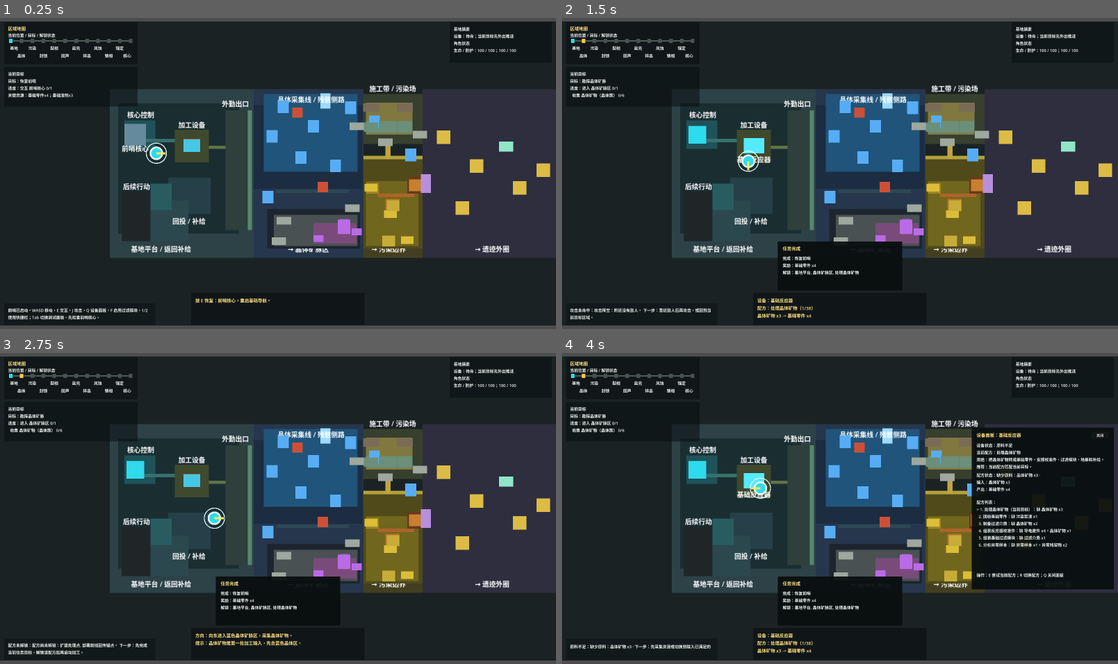
Above: before the commit, frames 1-4 (two rows, left to right).
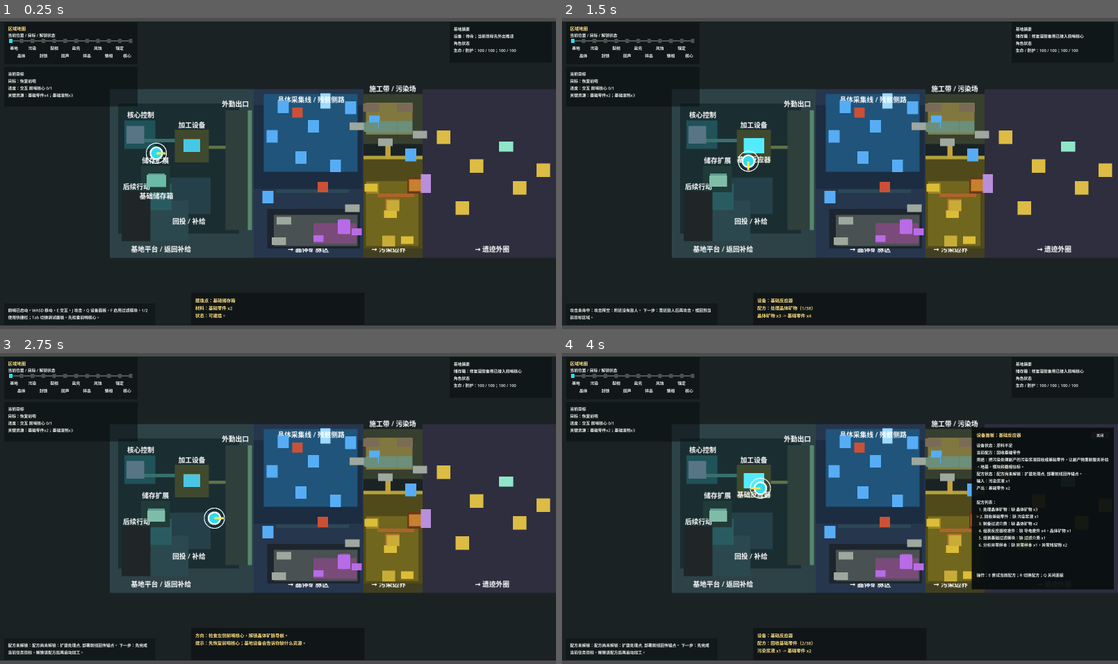
Above: after the commit, the same moments.

Repository: laugh0608/RadishCatalyst
Game: Godot game, scene res://scenes/boot/Boot.tscn
Same seed, same stepped clock (60 frames per second), same inputs: the game is played once before the commit and once after it.
Inputs (mouse positions are in pixels of both pictures, inside the frame that each line leads up to):
- Up to frame 1 (0.25 s): no input
- Up to frame 2 (1.5 s): tap Enter at 0.5 s; move the mouse to (962, 157) at 0.52 s; hold D (move_right) 0.53-1.28 s; tap E (interact) at 0.6 s; click (962, 157) at 0.67 s; move the mouse to (728, 189) at 1.27 s; hold S (move_down) from 1.28 s (still down); tap J (attack) at 1.35 s
- Up to frame 3 (2.75 s): tap E (interact) at 1.55, 2.3 s; move the mouse to (333, 440) at 2.02 s; release S (move_down) at 2.03 s; hold D (move_right) from 2.03 s (still down); hold R (cycle_recipe) from 2.03 s (still down)
- Up to frame 4 (4 s): move the mouse to (812, 570) at 2.77 s; release D (move_right) at 2.78 s; release R (cycle_recipe) at 2.78 s; hold W (move_up) 2.78-3.53 s; tap E (interact) at 2.85, 3.8 s; click (812, 570) at 2.92 s; move the mouse to (1006, 555) at 3.52 s; hold A (move_left) from 3.53 s (still down); tap Q (toggle_device_panel) at 3.6 s

The runs differ from the first frame. In frame 1, 0.8% of the frame differs, in the area x 21-49%, y 33-97%; in frame 2, 2.2%; in frame 3, 2.5%; in frame 4, 3.7%, in the area x 1-99%, y 5-98%.

Commit message:
feat: 接入基础储存箱基建收益
- 新增基地储存箱建造位与完成态视觉反馈

- 建成后前哨核心可把修复凝胶补到 1 份

- 同步 HUD、交互提示、存档来源、自动检查和阶段规划

Diff:
--- a/client/data/items.json
+++ b/client/data/items.json
@@ -50,7 +50,7 @@
       "mass": 0.2,
       "rarity": "common",
       "source_refs": ["building.outpost_core", "recipe.process_crystal_ore", "recipe.reclaim_basic_parts", "map_object.demo_stabilization_guard_cache"],
-      "used_by_refs": ["recipe.basic_filter_module", "recipe.foundation_t1", "recipe.repair_gel", "recipe.phase_anchor", "recipe.core_stabilization_buffer"],
+      "used_by_refs": ["building.basic_storage", "building.pollution_filter", "recipe.basic_filter_module", "recipe.foundation_t1", "recipe.repair_gel", "recipe.phase_anchor", "recipe.core_stabilization_buffer"],
       "public_level": "public"
     },
     {
--- a/client/data/localization/zh_cn.json
+++ b/client/data/localization/zh_cn.json
@@ -382,7 +382,7 @@
     "building.outpost_core.name": "前哨核心",
     "building.outpost_core.desc": "受损前哨的控制与基础加工核心。",
     "building.basic_storage.name": "基础储存箱",
-    "building.basic_storage.desc": "用于存放早期物资的基础储存设施。",
+    "building.basic_storage.desc": "用于存放早期物资的基础储存设施，接入前哨核心后可补一份修复凝胶。",
     "building.basic_reactor.name": "基础反应器",
     "building.basic_reactor.desc": "用于早期材料处理、组装和补给制造的设备。",
     "building.pollution_filter.name": "污染过滤器",
--- a/client/scenes/maps/VerticalSliceMap.tscn
+++ b/client/scenes/maps/VerticalSliceMap.tscn
@@ -291,6 +291,28 @@
 text = "回投 / 补给"
 horizontal_alignment = 1
 
+[node name="BaseStoragePad" type="ColorRect" parent="OpeningSceneLayer"]
+offset_left = -286.0
+offset_top = -18.0
+offset_right = -218.0
+offset_bottom = 44.0
+color = Color(0.129, 0.231, 0.22, 1)
+
+[node name="BaseStorageObjectMarker" type="ColorRect" parent="OpeningSceneLayer"]
+offset_left = -270.0
+offset_top = 0.0
+offset_right = -230.0
+offset_bottom = 24.0
+color = Color(0.36, 0.62, 0.56, 1)
+
+[node name="BaseStoragePadLabel" type="Label" parent="OpeningSceneLayer"]
+offset_left = -300.0
+offset_top = -44.0
+offset_right = -204.0
+offset_bottom = -22.0
+text = "储存扩展"
+horizontal_alignment = 1
+
 [node name="BaseLogisticsShelf" type="ColorRect" parent="OpeningSceneLayer"]
 offset_left = -332.0
 offset_top = 42.0
@@ -521,6 +543,14 @@
 interaction_type = "process_recipe"
 recipe_id = "recipe.process_crystal_ore"
 single_use = false
+
+[node name="BasicStorageBuildSite" parent="Interactables" instance=ExtResource("3_interactable")]
+position = Vector2(-250, 18)
+definition_id = "building.basic_storage"
+interaction_type = "build"
+recipe_id = ""
+label_offset = Vector2(-92, 22)
+label_size = Vector2(184, 24)
 
 [node name="PhaseRelayPad" parent="Interactables" instance=ExtResource("3_interactable")]
 position = Vector2(-180, 42)
--- a/client/scripts/checks/first_hour_readability_check.gd
+++ b/client/scripts/checks/first_hour_readability_check.gd
@@ -41,6 +41,8 @@
 	var supply_pad := map.get_node("OpeningSceneLayer/BaseSupplyPad") as ColorRect
 	var supply_rail := map.get_node("OpeningSceneLayer/BaseSupplyObjectRail") as ColorRect
 	var supply_return_flow := map.get_node("OpeningSceneLayer/BaseSupplyReturnFlowLine") as ColorRect
+	var storage_pad := map.get_node("OpeningSceneLayer/BaseStoragePad") as ColorRect
+	var storage_marker := map.get_node("OpeningSceneLayer/BaseStorageObjectMarker") as ColorRect
 	var exit_lane := map.get_node("OpeningSceneLayer/BaseExitLane") as ColorRect
 	var exit_threshold := map.get_node("OpeningSceneLayer/BaseExitThresholdLine") as ColorRect
 	var crystal_entry := map.get_node("OpeningSceneLayer/CrystalEntryGround") as ColorRect
@@ -68,6 +70,7 @@
 	var pollution_gate_pressure_marker := map.get_node("OpeningSceneLayer/PollutionGatePressureMarker") as ColorRect
 	var outpost_core := map.get_node("Interactables/OutpostCore") as PrototypeInteractable
 	var basic_reactor := map.get_node("Interactables/BasicReactor") as PrototypeInteractable
+	var storage_site := map.get_node("Interactables/BasicStorageBuildSite") as PrototypeInteractable
 	var supply_choice := map.get_node("Interactables/BaseSupplyChoiceConsole") as PrototypeInteractable
 	var crystal_cluster := map.get_node("Interactables/CrystalCluster") as PrototypeInteractable
 	var rich_crystal := map.get_node("Interactables/RichCrystalVeinNorth") as PrototypeInteractable
@@ -93,6 +96,14 @@
 		core_pad.offset_left < reactor_pad.offset_left and reactor_pad.offset_left < exit_lane.offset_left,
 		true,
 		"opening scene base pads read core to manufacturing to exit"
+	)
+	host._expect_equal(
+		_is_rect_covering_position(storage_pad, storage_site.position)
+			and _is_rect_covering_position(storage_marker, storage_site.position)
+			and storage_pad.offset_left > core_pad.offset_left
+			and storage_pad.offset_right < exit_lane.offset_left,
+		true,
+		"opening scene base storage extension adds a buildable logistics pad"
 	)
 	host._expect_equal(
 		_is_rect_covering_position(core_marker, outpost_core.position)
@@ -355,6 +366,7 @@
 	var rough_ground := map.get_node("Interactables/RoughGroundNorth") as PrototypeInteractable
 	var foundation_site := map.get_node("Interactables/FoundationSiteNorth") as PrototypeInteractable
 	var filter_site := map.get_node("Interactables/PollutionFilterBuildSite") as PrototypeInteractable
+	var storage_site := map.get_node("Interactables/BasicStorageBuildSite") as PrototypeInteractable
 	var reactor := map.get_node("Interactables/BasicReactor") as PrototypeInteractable
 	var ruin_gate := map.get_node("Interactables/RuinGate") as PrototypeInteractable
 	host._expect_equal(crystal.marker.size, Vector2(26.0, 30.0), "object visuals make crystal nodes tall resource markers")
@@ -363,6 +375,7 @@
 	host._expect_equal(residue.marker.size, Vector2(30.0, 18.0), "object visuals make pollution residue a low hazard marker")
 	host._expect_equal(rough_ground.marker.size, Vector2(38.0, 20.0), "object visuals make rough ground a construction blocker marker")
 	host._expect_equal(foundation_site.marker.size, Vector2(34.0, 22.0), "object visuals make foundation sites compact build markers")
+	host._expect_equal(storage_site.marker.size, Vector2(38.0, 24.0), "object visuals make storage build sites compact logistics markers")
 	host._expect_equal(filter_site.marker.size, Vector2(44.0, 28.0), "object visuals make pollution filter build site wider than foundation")
 	host._expect_equal(reactor.marker.size, Vector2(40.0, 30.0), "object visuals make base reactor a device marker")
 	host._expect_equal(ruin_gate.marker.size, Vector2(24.0, 44.0), "object visuals make ruin gate a vertical exit marker")
@@ -393,6 +406,7 @@
 	var residue := map.get_node("Interactables/PollutionResidue") as PrototypeInteractable
 	var rough_ground := map.get_node("Interactables/RoughGroundNorth") as PrototypeInteractable
 	var foundation_site := map.get_node("Interactables/FoundationSiteNorth") as PrototypeInteractable
+	var storage_site := map.get_node("Interactables/BasicStorageBuildSite") as PrototypeInteractable
 	var filter_site := map.get_node("Interactables/PollutionFilterBuildSite") as PrototypeInteractable
 	var filter_device := map.get_node("Interactables/PollutionFilter") as PrototypeInteractable
 
@@ -409,6 +423,9 @@
 	world.ensure_map_object(foundation_site.instance_id, foundation_site.definition_id, "region.pollution_edge")
 	world.set_map_object_flag(foundation_site.instance_id, "is_built", true)
 	world.map_objects[foundation_site.instance_id]["built_definition_id"] = "building.foundation_t1"
+	world.ensure_map_object(storage_site.instance_id, storage_site.definition_id, "region.outpost_platform")
+	world.set_map_object_flag(storage_site.instance_id, "is_built", true)
+	world.map_objects[storage_site.instance_id]["built_definition_id"] = "building.basic_storage"
 	world.ensure_map_object(filter_site.instance_id, filter_site.definition_id, "region.pollution_edge")
 	world.set_map_object_flag(filter_site.instance_id, "is_built", true)
 	world.map_objects[filter_site.instance_id]["built_definition_id"] = "building.pollution_filter"
@@ -439,6 +456,9 @@
 	host._expect_equal(foundation_site.marker.size, PrototypeInteractable.BUILT_FOUNDATION_SIZE, "object feedback widens built foundation")
 	host._expect_text_contains(foundation_site.label.text, "基础地基", "object feedback labels built foundation")
 	host._expect_text_contains(foundation_site.label.text, "已铺设", "object feedback labels foundation built state")
+	host._expect_equal(storage_site.marker.color, PrototypeInteractable.BUILT_STORAGE_COLOR, "object feedback recolors built storage")
+	host._expect_text_contains(storage_site.label.text, "基础储存箱", "object feedback labels built storage")
+	host._expect_text_contains(storage_site.label.text, "已接入", "object feedback labels storage benefit")
 	host._expect_equal(filter_site.marker.color, PrototypeInteractable.BUILT_FILTER_COLOR, "object feedback marks completed filter build site")
 	host._expect_equal(filter_device.visible, true, "object feedback shows pollution filter device after build")
 	host._expect_equal(filter_device.monitoring, true, "object feedback enables pollution filter device after build")
--- a/client/scripts/checks/interaction_feedback_prompt_check.gd
+++ b/client/scripts/checks/interaction_feedback_prompt_check.gd
@@ -71,9 +71,18 @@
 	host._expect_text_contains(missing_filter_prompt, "基础地基：2 / 2", "pollution filter complete foundation status")
 	host._expect_text_contains(missing_filter_prompt, "缺少建造材料", "pollution filter missing material prompt")
 	host._expect_text_contains(missing_filter_prompt, "补过滤介质和基础零件", "pollution filter missing material next step prompt")
+	var storage_site := PrototypeInteractable.new()
+	storage_site.definition_id = "building.basic_storage"
+	storage_site.interaction_type = "build"
+	storage_site.instance_id = "map_object_instance.basic_storage_build_site"
+	var storage_prompt := formatter.format_build_prompt(storage_site, build_character, build_world)
+	host._expect_text_contains(storage_prompt, "基础储存箱", "basic storage build prompt names storage")
+	host._expect_text_contains(storage_prompt, "按 E 建造", "basic storage build prompt exposes action")
+	host._expect_text_contains(storage_prompt, "修复凝胶", "basic storage build prompt explains refit benefit")
 	rough_ground.free()
 	foundation_site.free()
 	filter_site.free()
+	storage_site.free()
 
 
 func _check_processing_missing_prompt() -> void:
@@ -208,6 +217,55 @@
 	host._expect_text_contains(filter_build_log, "建造完成：污染过滤器", "filter completion log title")
 	host._expect_text_contains(filter_build_log, "下一步：过滤器已上线", "filter completion log next step")
 	host._expect_text_contains(filter_build_log, "去向：污染过滤器", "filter completion log destination")
+	var storage_build_world := WorldState.create_default()
+	var storage_build_character := CharacterState.create_default()
+	var storage_build_result := build_system.build_structure(
+		"map_object_instance.basic_storage_build_site",
+		"building.basic_storage",
+		storage_build_character,
+		storage_build_world
+	)
+	var storage_build_log := log_presenter.format_result_log(storage_build_result)
+	host._expect_text_contains(storage_build_log, "建造完成：基础储存箱", "storage completion log title")
+	host._expect_text_contains(storage_build_log, "前哨整备", "storage completion log points to outpost refit")
+	host._expect_equal(
+		storage_build_world.has_base_structure_definition("building.basic_storage"),
+		true,
+		"storage build registers base structure"
+	)
+
+	var outpost_world := WorldState.create_default()
+	outpost_world.quest_state.complete_quest("quest.restore_outpost")
+	outpost_world.add_base_structure(
+		"structure.basic_storage_build_site",
+		"building.basic_storage",
+		"region.outpost_platform",
+		"map_object_instance.basic_storage_build_site"
+	)
+	var outpost_character := CharacterState.create_default()
+	outpost_character.inventory.consume_ref("item.repair_gel", 1)
+	host._expect_text_contains(
+		formatter.format_outpost_core_prompt(outpost_world, outpost_character),
+		"基础储存箱可补修复凝胶",
+		"outpost prompt exposes storage restock"
+	)
+	var outpost_refit_result := GatherSystem.new(host.data_registry).interact_with_object(
+		"map_object_instance.outpost_core",
+		"building.outpost_core",
+		"outpost_core",
+		outpost_character,
+		outpost_world
+	)
+	host._expect_text_contains(
+		String(outpost_refit_result.get("message", "")),
+		"基础储存箱补修复凝胶",
+		"outpost refit consumes storage benefit"
+	)
+	host._expect_equal(
+		int(outpost_character.inventory.items.get("item.repair_gel", 0)),
+		1,
+		"outpost storage restocks repair gel to one"
+	)
 
 	var filter_processing_world := WorldState.create_default()
 	var filter_processing_character := CharacterState.create_default()
--- a/client/scripts/interaction/prototype_interactable.gd
+++ b/client/scripts/interaction/prototype_interactable.gd
@@ -9,6 +9,7 @@
 const RESIDUE_MARKER_COLOR := Color(0.86, 0.74, 0.22, 1)
 const ROUGH_GROUND_MARKER_COLOR := Color(0.48, 0.42, 0.34, 1)
 const FOUNDATION_SITE_MARKER_COLOR := Color(0.42, 0.56, 0.48, 1)
+const STORAGE_MARKER_COLOR := Color(0.36, 0.62, 0.56, 1)
 const REACTOR_MARKER_COLOR := Color(0.28, 0.78, 0.9, 1)
 const FILTER_MARKER_COLOR := Color(0.64, 0.78, 0.3, 1)
 const GATE_MARKER_COLOR := Color(0.72, 0.56, 0.86, 1)
@@ -55,6 +56,7 @@
 const COMPLETED_FRONTLINE_ACTION_COLOR := Color(0.56, 0.9, 0.78, 1)
 const BUILT_FOUNDATION_COLOR := Color(0.55, 0.6, 0.55, 1)
 const BUILT_FILTER_COLOR := Color(0.72, 0.78, 0.38, 1)
+const BUILT_STORAGE_COLOR := Color(0.5, 0.74, 0.66, 1)
 const GATHERED_CRYSTAL_SIZE := Vector2(28.0, 12.0)
 const GATHERED_SALVAGE_SIZE := Vector2(30.0, 10.0)
 const GATHERED_RESIDUE_SIZE := Vector2(26.0, 10.0)
@@ -669,6 +671,9 @@
 	if built_definition_id == "building.foundation_t1":
 		_apply_marker_style(BUILT_FOUNDATION_SIZE, BUILT_FOUNDATION_COLOR)
 		_set_label_text("基础地基\n已铺设", 2)
+	elif built_definition_id == "building.basic_storage":
+		_apply_marker_style(Vector2(42.0, 26.0), BUILT_STORAGE_COLOR)
+		_set_label_text("基础储存箱\n已接入", 2)
 	elif built_definition_id == "building.pollution_filter":
 		_apply_marker_style(BUILT_FILTER_SITE_SIZE, BUILT_FILTER_COLOR)
 		_set_label_text("")
@@ -711,6 +716,8 @@
 			return {"size": Vector2(42.0, 42.0), "color": Color(0.34, 0.46, 0.52, 1)}
 		"building.basic_reactor":
 			return {"size": Vector2(40.0, 30.0), "color": REACTOR_MARKER_COLOR}
+		"building.basic_storage":
+			return {"size": Vector2(38.0, 24.0), "color": STORAGE_MARKER_COLOR}
 		"building.pollution_filter":
 			if interaction_type == "build":
 				return {"size": Vector2(44.0, 28.0), "color": FOUNDATION_SITE_MARKER_COLOR}
--- a/client/scripts/save/save_content_validator.gd
+++ b/client/scripts/save/save_content_validator.gd
@@ -32,6 +32,7 @@
 	"map_object_instance.rough_ground_south": "map_object.rough_ground",
 	"map_object_instance.foundation_site_north": "building.foundation_t1",
 	"map_object_instance.foundation_site_south": "building.foundation_t1",
+	"map_object_instance.basic_storage_build_site": "building.basic_storage",
 	"map_object_instance.pollution_filter_build_site": "building.pollution_filter",
 	"map_object_instance.pollution_filter": "building.pollution_filter",
 	"map_object_instance.ruin_gate": "map_object.ruin_gate",
@@ -292,6 +293,10 @@
 		"definition_id": "building.foundation_t1",
 		"site_instance_id": "map_object_instance.foundation_site_south"
 	},
+	"structure.basic_storage_build_site": {
+		"definition_id": "building.basic_storage",
+		"site_instance_id": "map_object_instance.basic_storage_build_site"
+	},
 	"structure.pollution_filter_build_site": {
 		"definition_id": "building.pollution_filter",
 		"site_instance_id": "map_object_instance.pollution_filter_build_site"
--- a/client/scripts/systems/build_system.gd
+++ b/client/scripts/systems/build_system.gd
@@ -100,7 +100,8 @@
 		"can_build": true,
 		"costs": _format_refs(building.get("build_cost", [])),
 		"message": "可建造。",
-		"foundation_status": _format_foundation_status(building_id, world_state)
+		"foundation_status": _format_foundation_status(building_id, world_state),
+		"next_step": _get_ready_build_hint(building_id, world_state)
 	}
 
 
@@ -137,12 +138,28 @@
 
 func _get_cost_hint(building_id: String) -> String:
 	match building_id:
+		"building.basic_storage":
+			return "回晶体区采集晶体矿物，用基础反应器加工基础零件后再建储存箱。"
 		"building.foundation_t1":
 			return "回晶体区采集晶体矿物，并用基础反应器制造基础地基材料。"
 		"building.pollution_filter":
 			return "回基地用基础反应器补过滤介质和基础零件，再回处理点建造污染过滤器。"
 		_:
 			return "先补齐该建筑所需材料。"
+
+
+func _get_ready_build_hint(building_id: String, world_state: WorldState) -> String:
+	match building_id:
+		"building.basic_storage":
+			return "建成后接入前哨核心，外出消耗修复凝胶后回基地可补到 1 份。"
+		"building.foundation_t1":
+			var foundation_count := mini(world_state.count_base_structures("building.foundation_t1"), 2)
+			if foundation_count <= 0:
+				return "建成后继续铺另一块基础地基，2 块后可建污染过滤器。"
+			return "建成后基础地基达到 2 / 2，可继续建污染过滤器。"
+		"building.pollution_filter":
+			return "建成后可处理污染沉积物，把药剂和污染浆液接入后续外勤。"
+	return ""
 
 
 func _get_missing_costs(building: Dictionary, inventory: InventoryState) -> Array[String]:
@@ -168,6 +185,8 @@
 
 
 func _get_build_followup(building_id: String, world_state: WorldState) -> String:
+	if building_id == "building.basic_storage":
+		return "储存箱已接入前哨整备；回前哨核心时会把修复凝胶补到 1 份。"
 	if building_id == "building.foundation_t1":
 		var foundation_count := mini(world_state.count_base_structures("building.foundation_t1"), 2)
 		if foundation_count < 2:
@@ -179,6 +198,8 @@
 
 
 func _get_built_hint(building_id: String, world_state: WorldState) -> String:
+	if building_id == "building.basic_storage":
+		return "基础储存箱已接入前哨核心；外出消耗修复凝胶后，回前哨核心可补到 1 份。"
 	if building_id == "building.foundation_t1":
 		var foundation_count := mini(world_state.count_base_structures("building.foundation_t1"), 2)
 		if foundation_count < 2:
@@ -191,6 +212,8 @@
 
 func _get_build_destination(building_id: String) -> String:
 	match building_id:
+		"building.basic_storage":
+			return "基础储存箱已加入前哨整备补给。"
 		"building.foundation_t1":
 			return "建造结果已写入处理点地基状态。"
 		"building.pollution_filter":
--- a/client/scripts/systems/gather_system.gd
+++ b/client/scripts/systems/gather_system.gd
@@ -7,6 +7,7 @@
 const DEMO_STABILIZATION_WRITE_VIAL_MULT := 0.35
 const DEMO_STABILIZATION_WRITE_CORE_BUFFER_MULT := 0.75
 const DEMO_STABILIZATION_WRITE_RECOVERY_CACHE_MULT := 0.85
+const BASIC_STORAGE_REPAIR_GEL_TARGET := 1
 const POLLUTION_RESIDUE_PRESSURE_BY_INSTANCE := {
 	"map_object_instance.pollution_residue": 1.0,
 	"map_object_instance.pollution_residue_outer_pocket": 1.15,
@@ -221,17 +222,20 @@
 	if not world_state.quest_state.has_completed_quest("quest.restore_outpost"):
 		return _success("前哨核心已恢复，晶体矿脉区已标记。")
 
+	var supply_detail := _restock_basic_storage_supply(character_state, world_state)
 	var restoration := character_state.restore_vitals_to_full()
 	var restored_health := float(restoration.get("restored_health", 0.0))
 	var restored_protection := float(restoration.get("restored_protection", 0.0))
-	if restored_health <= 0.0 and restored_protection <= 0.0:
+	if restored_health <= 0.0 and restored_protection <= 0.0 and supply_detail.is_empty():
 		return _success("前哨核心已在线：生命与防护完整，可继续外出或使用相位回投台。")
 
-	var detail := _format_outpost_core_refit_detail(
-		character_state,
-		restored_health,
-		restored_protection
-	)
+	var detail_parts: Array[String] = []
+	var vitals_detail := _format_outpost_core_refit_detail(character_state, restored_health, restored_protection)
+	if not vitals_detail.is_empty():
+		detail_parts.append(vitals_detail)
+	if not supply_detail.is_empty():
+		detail_parts.append(supply_detail)
+	var detail := "；".join(detail_parts)
 	return {
 		"success": true,
 		"message": "前哨核心整备完成：%s。" % detail,
@@ -240,6 +244,20 @@
 			"detail": detail
 		}
 	}
+
+
+func _restock_basic_storage_supply(character_state: CharacterState, world_state: WorldState) -> String:
+	if not world_state.has_base_structure_definition("building.basic_storage"):
+		return ""
+	var current_repair_gel := int(character_state.inventory.items.get("item.repair_gel", 0))
+	if current_repair_gel >= BASIC_STORAGE_REPAIR_GEL_TARGET:
+		return ""
+	var granted_amount := BASIC_STORAGE_REPAIR_GEL_TARGET - current_repair_gel
+	character_state.inventory.add_item("item.repair_gel", granted_amount)
+	return "基础储存箱补修复凝胶 x%d，当前 %d" % [
+		granted_amount,
+		int(character_state.inventory.items.get("item.repair_gel", 0))
+	]
 
 
 func _gather(instance_id: String, definition: Dictionary, character_state: CharacterState, world_state: WorldState) -> Dictionary:
--- a/client/scripts/ui/hud_status_presenter.gd
+++ b/client/scripts/ui/hud_status_presenter.gd
@@ -250,6 +250,9 @@
 			"行动方案：稳场补给低风险偏整备资源",
 			"相位测绘多读数换路线提示；压力清障高风险换防护收益"
 		]
+	var storage_summary := _format_basic_storage_summary(world_state, character_state)
+	if not storage_summary.is_empty():
+		return storage_summary
 
 	return ["设备：待命；当前目标先外出推进"]
 
@@ -262,6 +265,14 @@
 		and world_state.quest_state.has_active_quest("quest.choose_phase_survey_action")
 		and world_state.quest_state.has_active_quest("quest.choose_pressure_clearance_action")
 	)
+
+
+func _format_basic_storage_summary(world_state: WorldState, character_state: CharacterState) -> Array[String]:
+	if not world_state.has_base_structure_definition("building.basic_storage"):
+		return []
+	if not character_state.inventory.has_ref("item.repair_gel", 1):
+		return ["储存箱：回前哨核心可补修复凝胶 x1"]
+	return ["储存箱：修复凝胶备用已接入前哨核心"]
 
 
 func _format_goal_name(data_registry: DataRegistry, world_state: WorldState, quest_id: String) -> String:
--- a/client/scripts/ui/interaction_prompt_formatter.gd
+++ b/client/scripts/ui/interaction_prompt_formatter.gd
@@ -482,9 +482,18 @@
 func format_outpost_core_prompt(world_state: WorldState, character_state: CharacterState) -> String:
 	if not world_state.quest_state.has_completed_quest("quest.restore_outpost"):
 		return "按 E 恢复：前哨核心，重启基础导航。"
+	if _can_restock_basic_storage_supply(world_state, character_state):
+		return "按 E 整备：前哨核心，基础储存箱可补修复凝胶。"
 	if character_state.are_vitals_full():
 		return "前哨核心：整备在线；生命与防护完整，可继续外出或使用相位回投台。"
 	return "按 E 整备：前哨核心，恢复生命与防护。"
+
+
+func _can_restock_basic_storage_supply(world_state: WorldState, character_state: CharacterState) -> bool:
+	return (
+		world_state.has_base_structure_definition("building.basic_storage")
+		and not character_state.inventory.has_ref("item.repair_gel", 1)
+	)
 
 
 func format_ruin_gate_prompt(world_state: WorldState) -> String:
--- a/client/scripts/ui/recipe_purpose_hints.gd
+++ b/client/scripts/ui/recipe_purpose_hints.gd
@@ -110,6 +110,8 @@
 
 static func format_build_goal_hint(building_id: String) -> String:
 	match building_id:
+		"building.basic_storage":
+			return "接入前哨整备补给，外出消耗修复凝胶后回基地可补到 1 份。"
 		"building.foundation_t1":
 			return "给污染过滤器提供落点；铺好两块后继续建造污染过滤器。"
 		"building.pollution_filter":
Not shown, changed: docs/devlogs/2026-W24.md
Not shown, changed: docs/planning/current.md
Not shown, changed: docs/planning/daily-start.md
